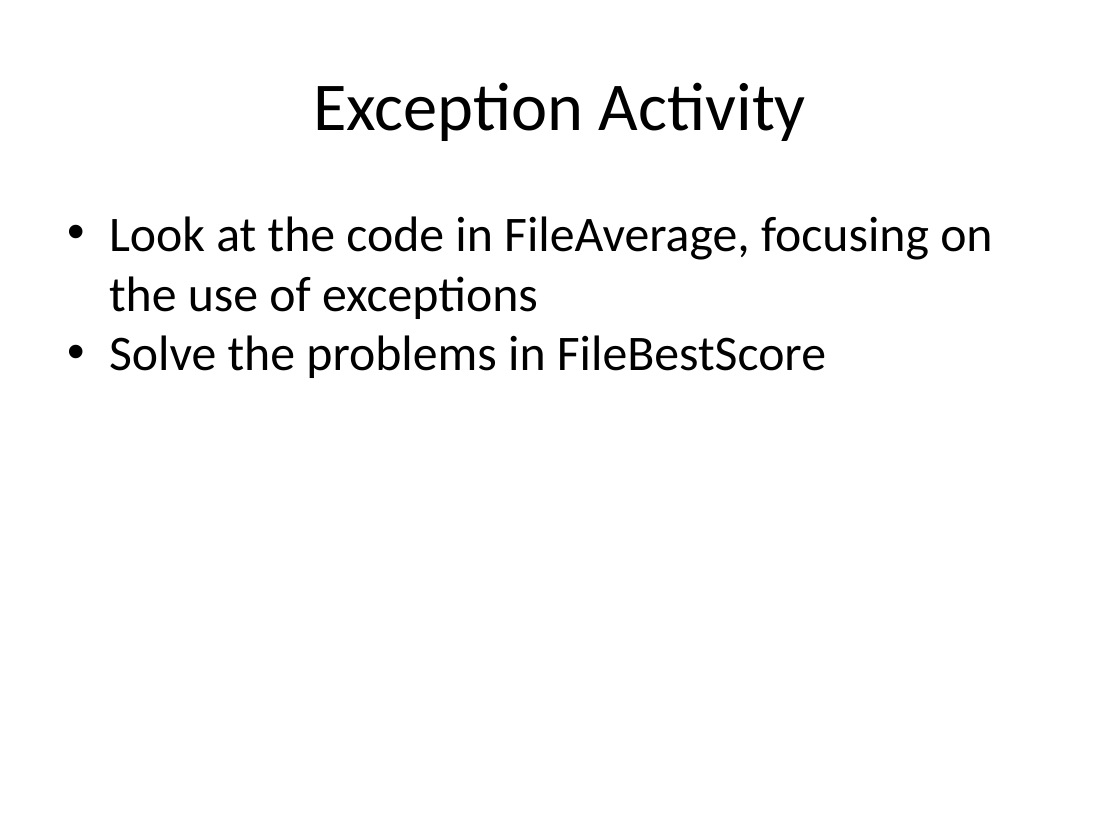
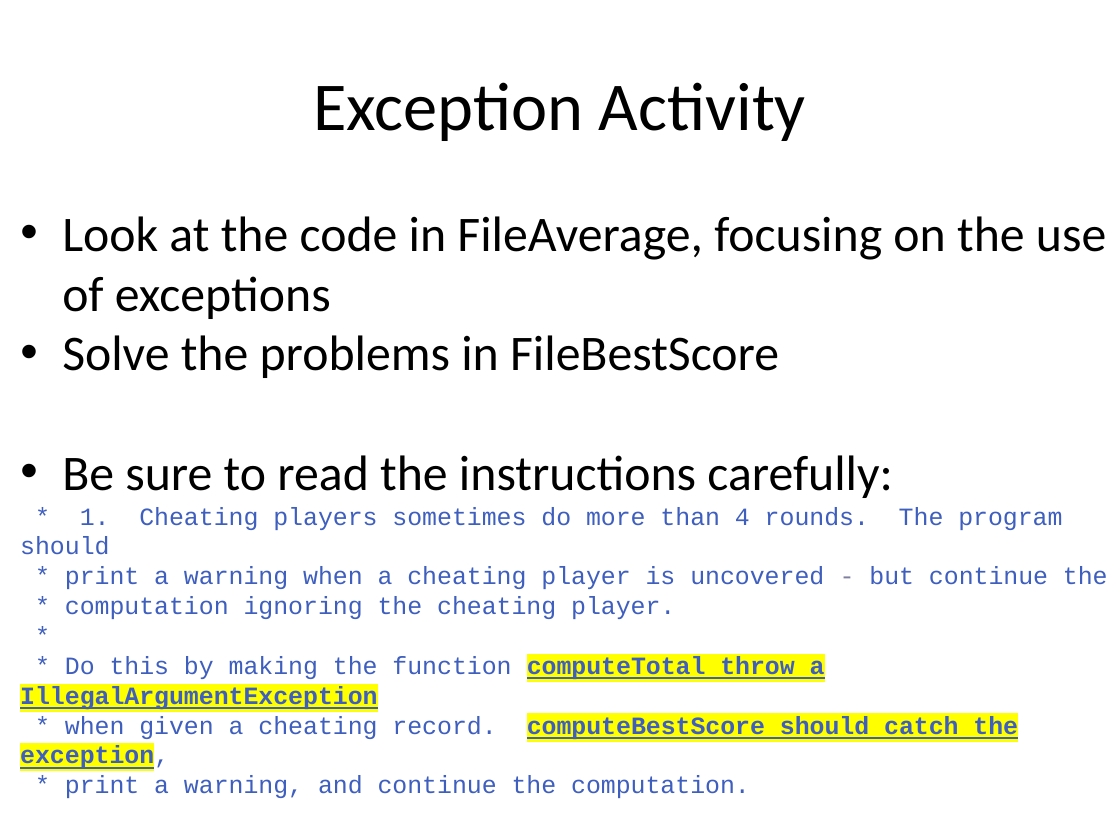
Before and after one commit to RHIT-CSSE/csse220, a slide deck: slide 12 of ClassMaterials/OOAndExceptions/Slides/Part3-ExceptionHandling.pptx. Drawn at 1120x840 pixels with LibreOffice and Linux fonts; fonts in the diff are those of the drawing. Boxes give left, top, right and bottom in pixels: in the first picture for what was removed or moved away, otherwise in the second. Text is boxed around its words. In the diff, an @@ line names an element or a change of style, - is before the commit and + after.

```diff
--- a/ClassMaterials/OOAndExceptions/Slides/Part3-ExceptionHandling.pptx
+++ b/ClassMaterials/OOAndExceptions/Slides/Part3-ExceptionHandling.pptx
@@ text "Look at the code in ...": place and size @@
-text "Look at the code in ..." at <box>109,216,992,378</box>
+text "Look at the code in ..." at <box>20,216,1108,739</box>
@@ text at <box>20,455,1108,739</box>: paragraphs added @@
+• Be sure to read the instructions carefully:
+* 1. Cheating players sometimes do more than 4 rounds. The program should
+* print a warning when a cheating player is uncovered - but continue the
+* computation ignoring the cheating player.
+*
+* Do this by making the function computeTotal throw a IllegalArgumentException
+* when given a cheating record. computeBestScore should catch the exception,
+* print a warning, and continue the computation.
```
Also in this commit, not shown: 1 slide added.
